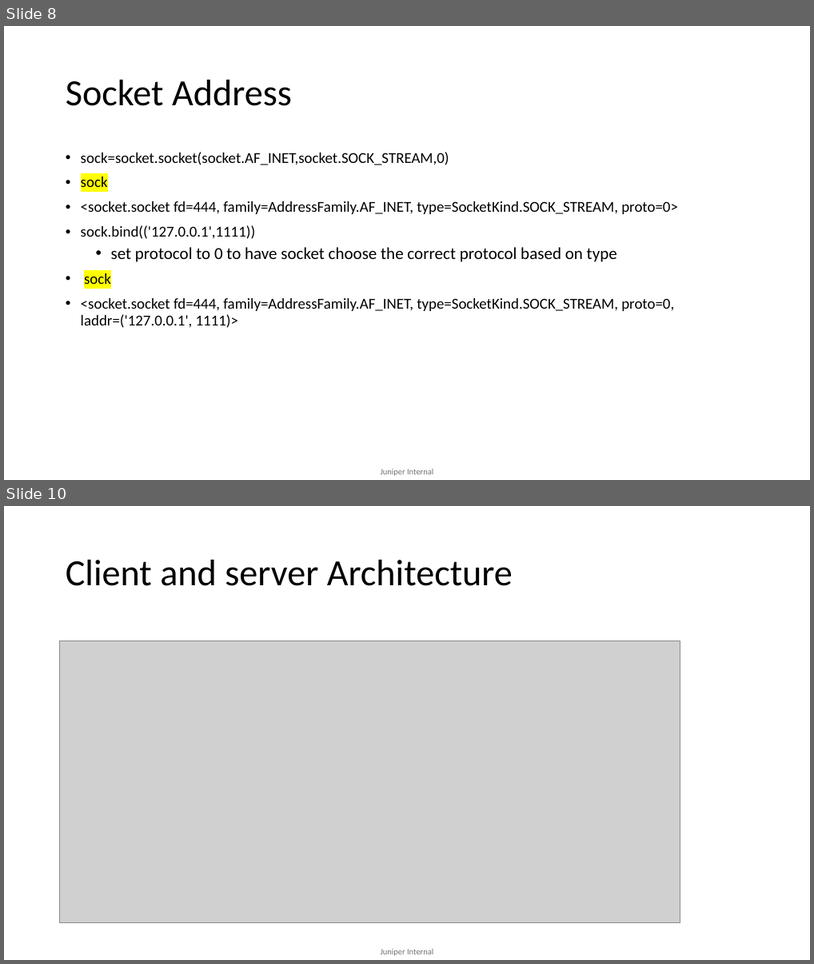
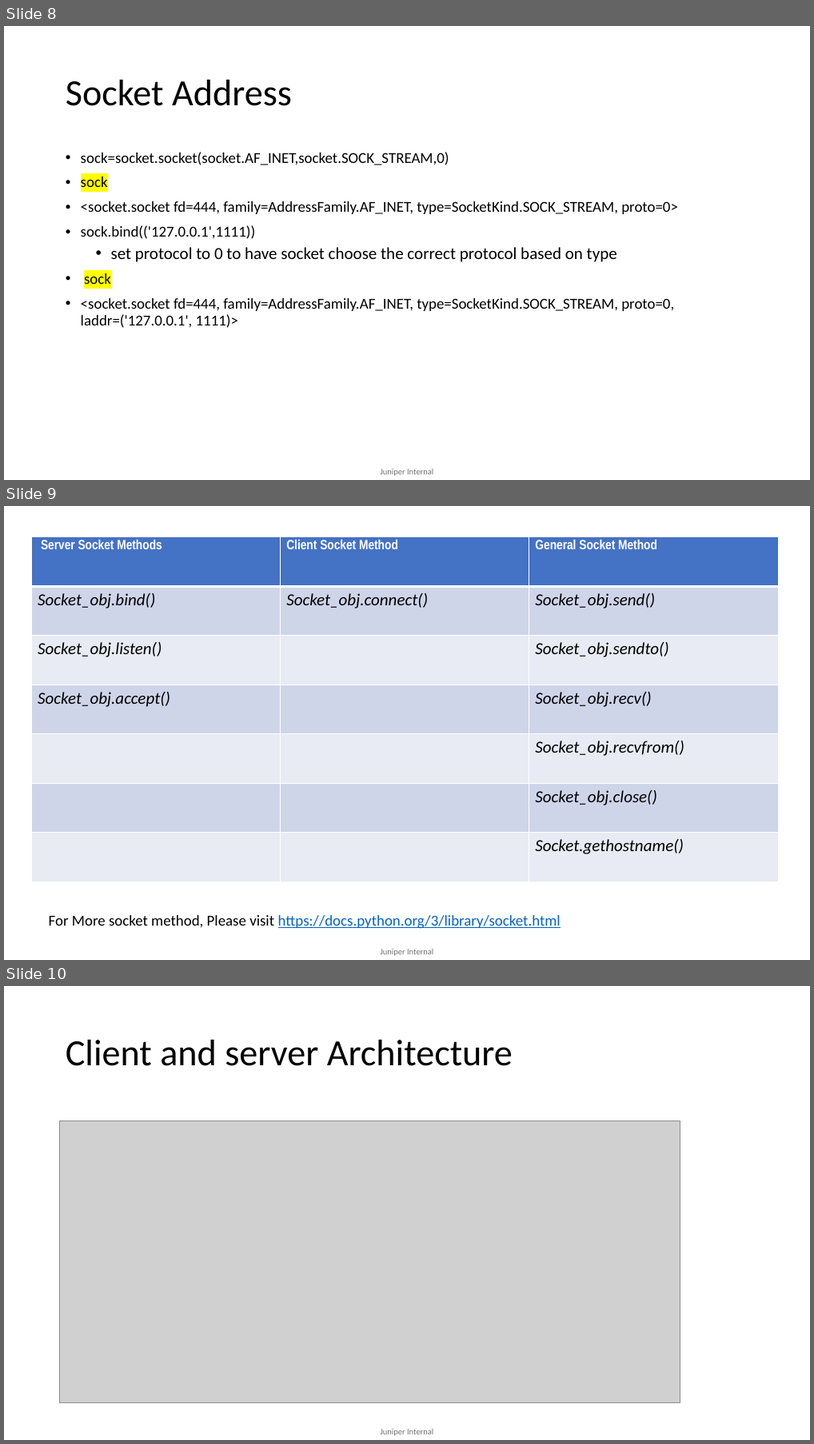
Before and after one commit to mdsathees/Network_programming, a slide deck: Socket-programming-python.pptx. Shown one above the other, each under a label of ours: slides 8 and 10 before the commit, slides 8, 9 and 10 after it; the slides between them are not shown. The pictures are 814x964 and 814x1444 pixels, drawn with LibreOffice and Linux fonts; fonts in the diff are those of the drawing; grey boxes stand for pictures; background and template pictures are left out. Boxes give left, top, right and bottom in pixels: in the first picture for what was removed or moved away, otherwise in the second. Text is boxed around its words. In the diff, an @@ line names an element or a change of style, - is before the commit and + after.

```diff
--- a/Socket-programming-python.pptx
+++ b/Socket-programming-python.pptx
@@ slide 9 added at box(4, 506, 810, 960), background picture (left out); not listed: 1 template element that a slide beside it also shows @@
@@ table added at box(32, 537, 779, 881), 7 rows, 3 columns @@
+Server Socket Methods | Client Socket Method | General Socket Method
+Socket_obj.bind() | Socket_obj.connect() | Socket_obj.send()
+Socket_obj.listen() |  | Socket_obj.sendto()
+Socket_obj.accept() |  | Socket_obj.recv()
+ |  | Socket_obj.recvfrom()
+ |  | Socket_obj.close()
+ |  | Socket.gethostname()
@@ text added at box(49, 915, 561, 928), 18 pt, text #0563C1, underline @@
+For More socket method, Please visit https://docs.python.org/3/library/socket.html
```
Also in this commit, not shown: 3 slides changed, 5 other slides added, 2 slides removed.
